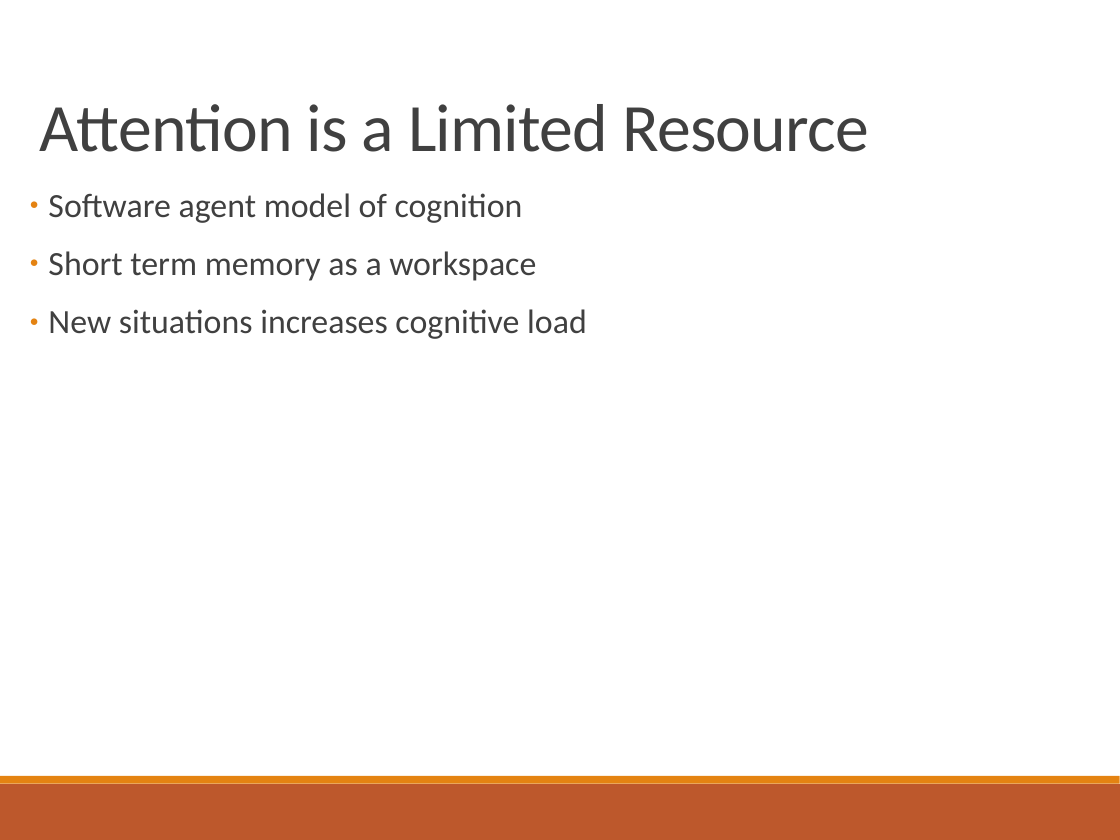
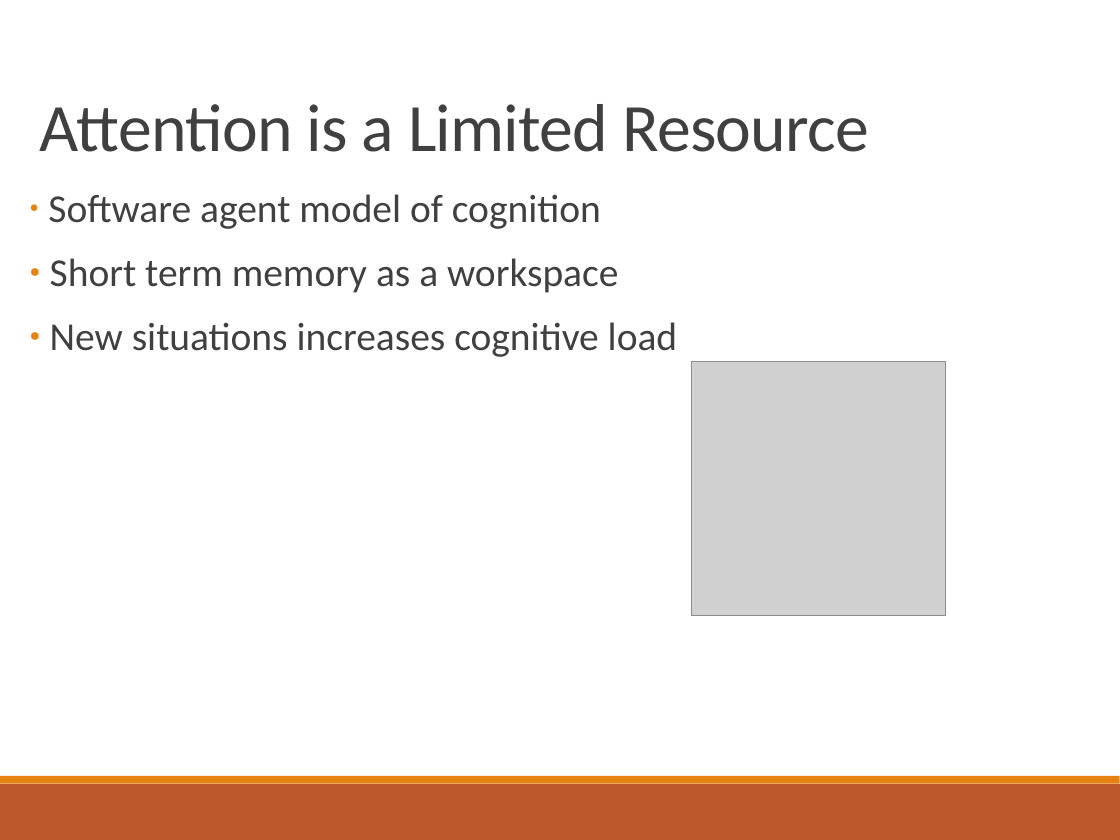
Before and after one commit to aaron678/coding-interview, a slide deck: slide 2 of presentationSlides3.pptx. Drawn at 1120x840 pixels with LibreOffice and Linux fonts; fonts in the diff are those of the drawing; grey boxes stand for pictures. Boxes give left, top, right and bottom in pixels: in the first picture for what was removed or moved away, otherwise in the second. Text is boxed around its words. In the diff, an @@ line names an element or a change of style, - is before the commit and + after.

```diff
--- a/presentationSlides3.pptx
+++ b/presentationSlides3.pptx
@@ text "Software agent model of cognition" at bbox=[48, 194, 677, 357]: size 24 to 28 pt @@
@@ picture added at bbox=[691, 362, 945, 616] @@
```
Also in this commit, not shown: 9 other slides changed, 2 other files.
